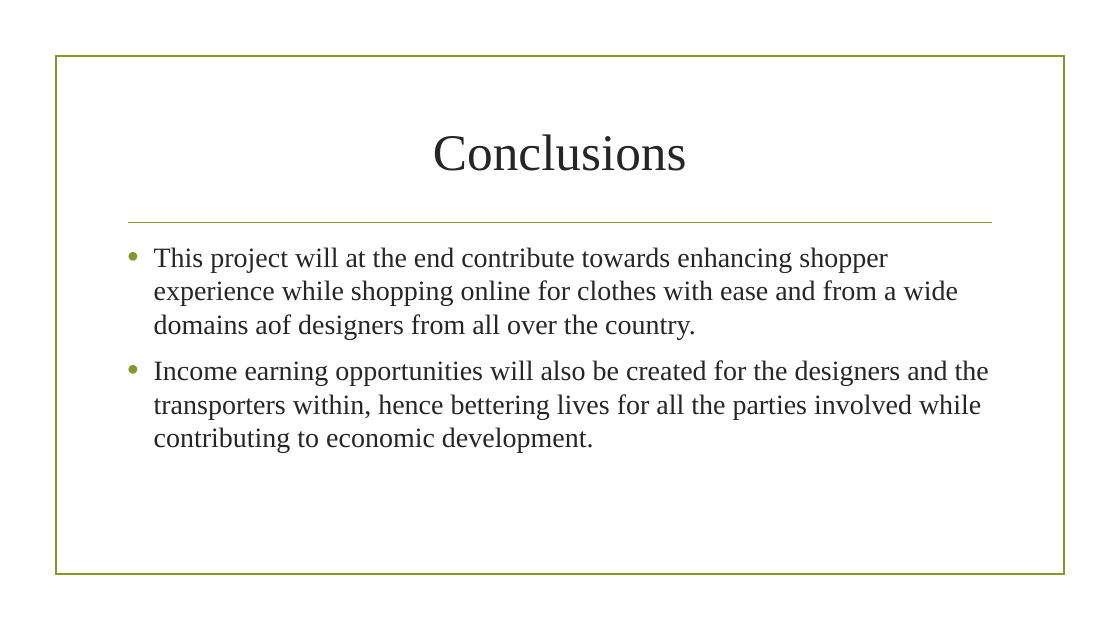
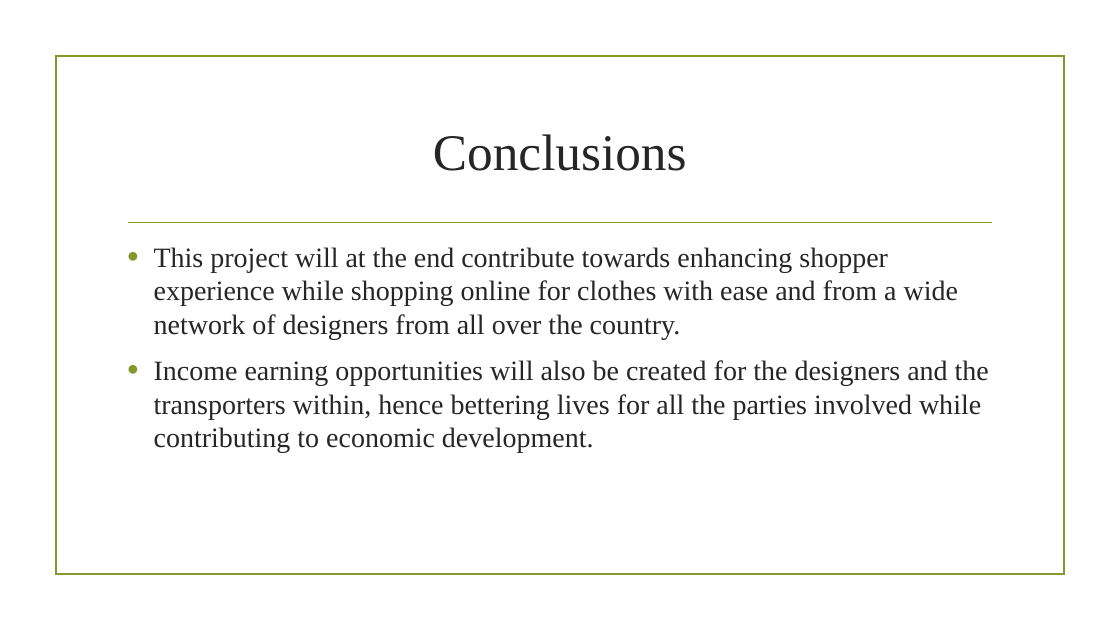
Before and after one commit to novak-jack15/IvyProject, a slide deck: slide 13 of report/ONLINE PEACE TAILORING SHOPPING STORE.pptx (slide 12 before the commit). Drawn at 1120x630 pixels with LibreOffice and Linux fonts; fonts in the diff are those of the drawing; background and template pictures are left out. Boxes give left, top, right and bottom in pixels: in the first picture for what was removed or moved away, otherwise in the second. Text is boxed around its words. In the diff, an @@ line names an element or a change of style, - is before the commit and + after.

```diff
--- a/report/ONLINE PEACE TAILORING SHOPPING STORE.pptx
+++ b/report/ONLINE PEACE TAILORING SHOPPING STORE.pptx
@@ text at (x1=154, y1=247, x2=958, y2=339): text changed @@
-• This project will at the end contribute towards enhancing shopper experience while shopping online for clothes with ease and from a wide domains aof designers from all over the country.
+• This project will at the end contribute towards enhancing shopper experience while shopping online for clothes with ease and from a wide network of designers from all over the country.
```
Also in this commit, not shown: 5 other slides changed, 1 slide added.
